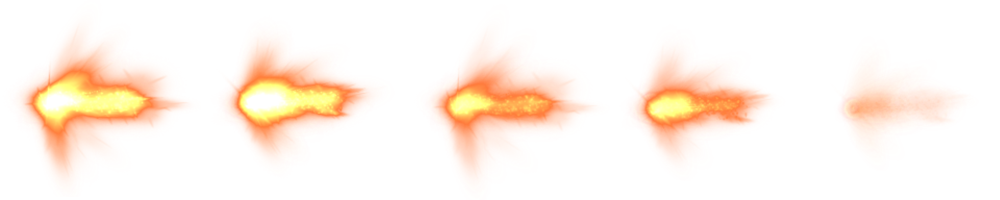
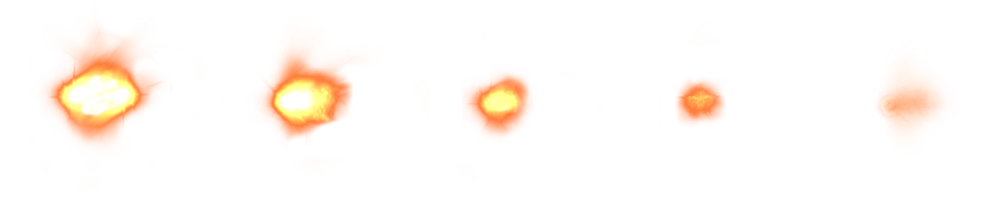
Before/after of a 1000x200 layered artwork. What changed in the layer stack:
added layer "1" above "2" over bbox(28, 13, 226, 194)
renamed "Ebene 2" to "2", painted on it over bbox(218, 22, 430, 173)
renamed "Ebene 4" to "3", painted on it over bbox(417, 21, 601, 198)
added layer "4" above "5" over bbox(675, 77, 726, 127)
renamed "Ebene 1" to "5", painted on it over bbox(626, 34, 973, 175)
hid "Ebene 3", moved it below "5", painted on it over bbox(9, 13, 973, 198)
